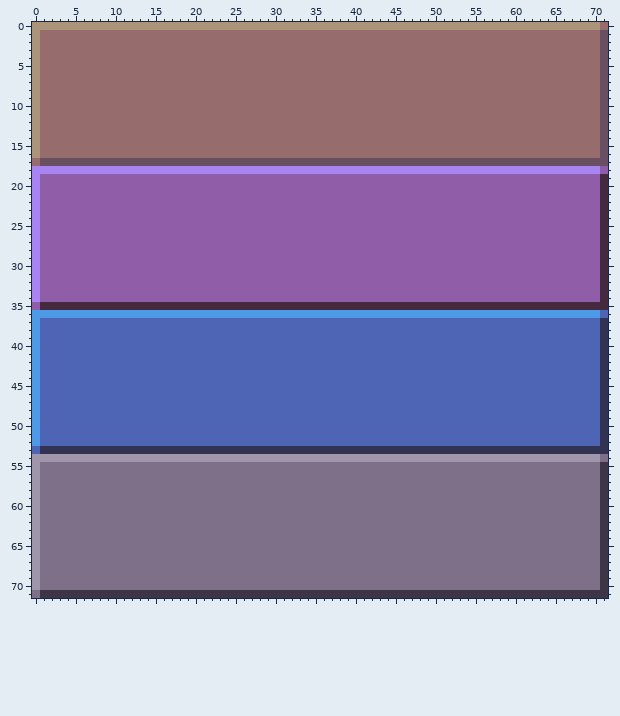
File history of a pixel-art file, games/Phaser-Snake-Game/public/assets/sprites/UI_MenuPanel_9Slice.aseprite. This is how it looked before the edit.
72x72 pixels, 1 frame.
After the commit:
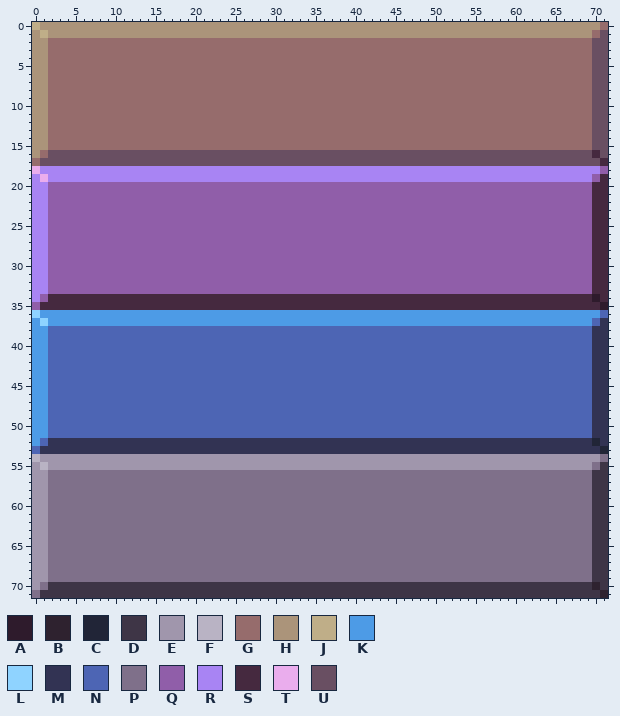
Palette (. is transparent): A #2e1b2c  B #2e222f  C #212537  D #3e3546  E #a096ac  F #b9b3c4  G #966c6c  H #ab947a  J #bfae88  K #4d9be6  L #8fd3ff  M #323353  N #4d65b4  P #7f708a  Q #905ea9  R #a884f3  S #45293f  T #eaaded  U #694f62
The exact change:
y 0: x 0 H -> J
y 1: x 1..69 GGGGGGGGGGGGGGGGGGGGGGGGGGGGGGGGGGGGGGGGGGGGGGGGGGGGGGGGGGGGGGGGGGGGG -> JHHHHHHHHHHHHHHHHHHHHHHHHHHHHHHHHHHHHHHHHHHHHHHHHHHHHHHHHHHHHHHHHHHHH
y 2..15: x 1 G -> H; x 70 G -> U
y 16: x 2..70 GGGGGGGGGGGGGGGGGGGGGGGGGGGGGGGGGGGGGGGGGGGGGGGGGGGGGGGGGGGGGGGGGGGGG -> UUUUUUUUUUUUUUUUUUUUUUUUUUUUUUUUUUUUUUUUUUUUUUUUUUUUUUUUUUUUUUUUUUUUS
y 17: x 71 U -> S
y 18: x 0 R -> T
y 19: x 1..69 QQQQQQQQQQQQQQQQQQQQQQQQQQQQQQQQQQQQQQQQQQQQQQQQQQQQQQQQQQQQQQQQQQQQQ -> TRRRRRRRRRRRRRRRRRRRRRRRRRRRRRRRRRRRRRRRRRRRRRRRRRRRRRRRRRRRRRRRRRRRR
y 20..33: x 1 Q -> R; x 70 Q -> S
y 34: x 2..70 QQQQQQQQQQQQQQQQQQQQQQQQQQQQQQQQQQQQQQQQQQQQQQQQQQQQQQQQQQQQQQQQQQQQQ -> SSSSSSSSSSSSSSSSSSSSSSSSSSSSSSSSSSSSSSSSSSSSSSSSSSSSSSSSSSSSSSSSSSSSA
y 35: x 71 S -> A
y 36: x 0 K -> L
y 37: x 1..69 NNNNNNNNNNNNNNNNNNNNNNNNNNNNNNNNNNNNNNNNNNNNNNNNNNNNNNNNNNNNNNNNNNNNN -> LKKKKKKKKKKKKKKKKKKKKKKKKKKKKKKKKKKKKKKKKKKKKKKKKKKKKKKKKKKKKKKKKKKKK
y 38..51: x 1 N -> K; x 70 N -> M
y 52: x 2..70 NNNNNNNNNNNNNNNNNNNNNNNNNNNNNNNNNNNNNNNNNNNNNNNNNNNNNNNNNNNNNNNNNNNNN -> MMMMMMMMMMMMMMMMMMMMMMMMMMMMMMMMMMMMMMMMMMMMMMMMMMMMMMMMMMMMMMMMMMMMC
y 53: x 71 M -> C
y 54: x 0 E -> F
y 55: x 1..69 PPPPPPPPPPPPPPPPPPPPPPPPPPPPPPPPPPPPPPPPPPPPPPPPPPPPPPPPPPPPPPPPPPPPP -> FEEEEEEEEEEEEEEEEEEEEEEEEEEEEEEEEEEEEEEEEEEEEEEEEEEEEEEEEEEEEEEEEEEEE
y 56..69: x 1 P -> E; x 70 P -> D
y 70: x 2..70 PPPPPPPPPPPPPPPPPPPPPPPPPPPPPPPPPPPPPPPPPPPPPPPPPPPPPPPPPPPPPPPPPPPPP -> DDDDDDDDDDDDDDDDDDDDDDDDDDDDDDDDDDDDDDDDDDDDDDDDDDDDDDDDDDDDDDDDDDDDB
y 71: x 71 D -> B
Boxes around the changes in both pictures, in picture pixels (x1, y1, x2, y2):
changed: (32, 22, 608, 598)
